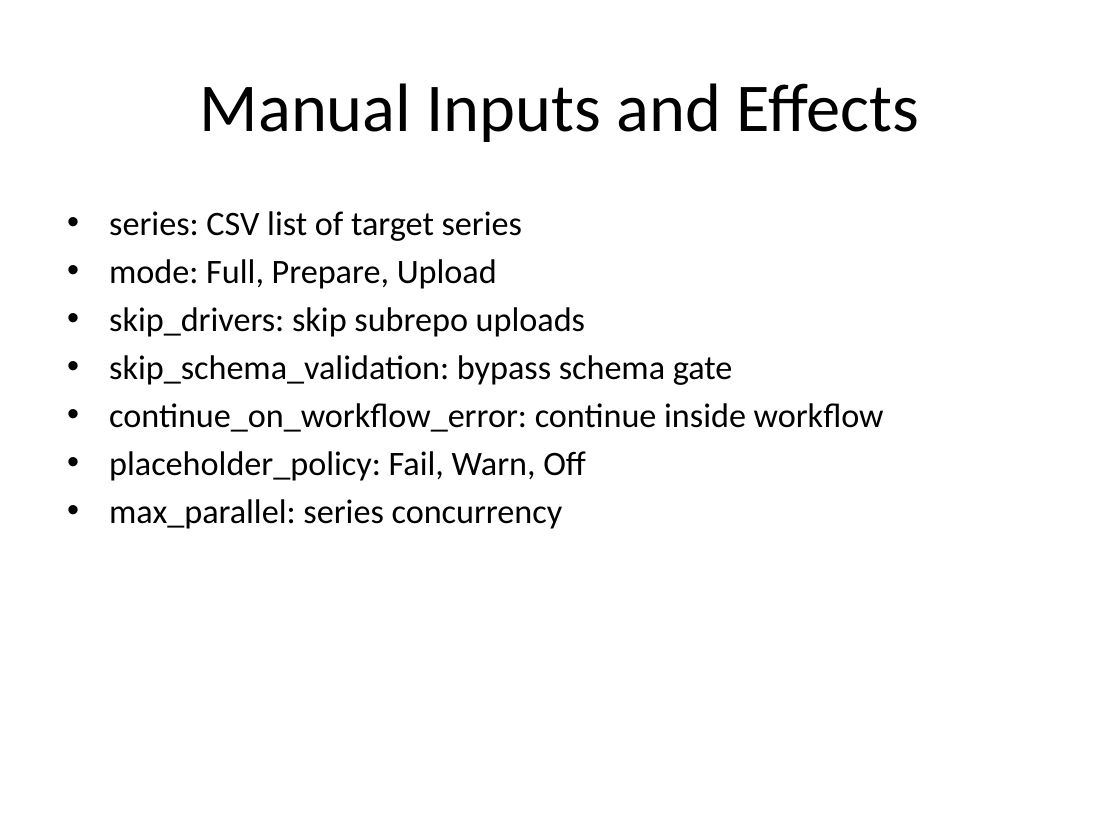
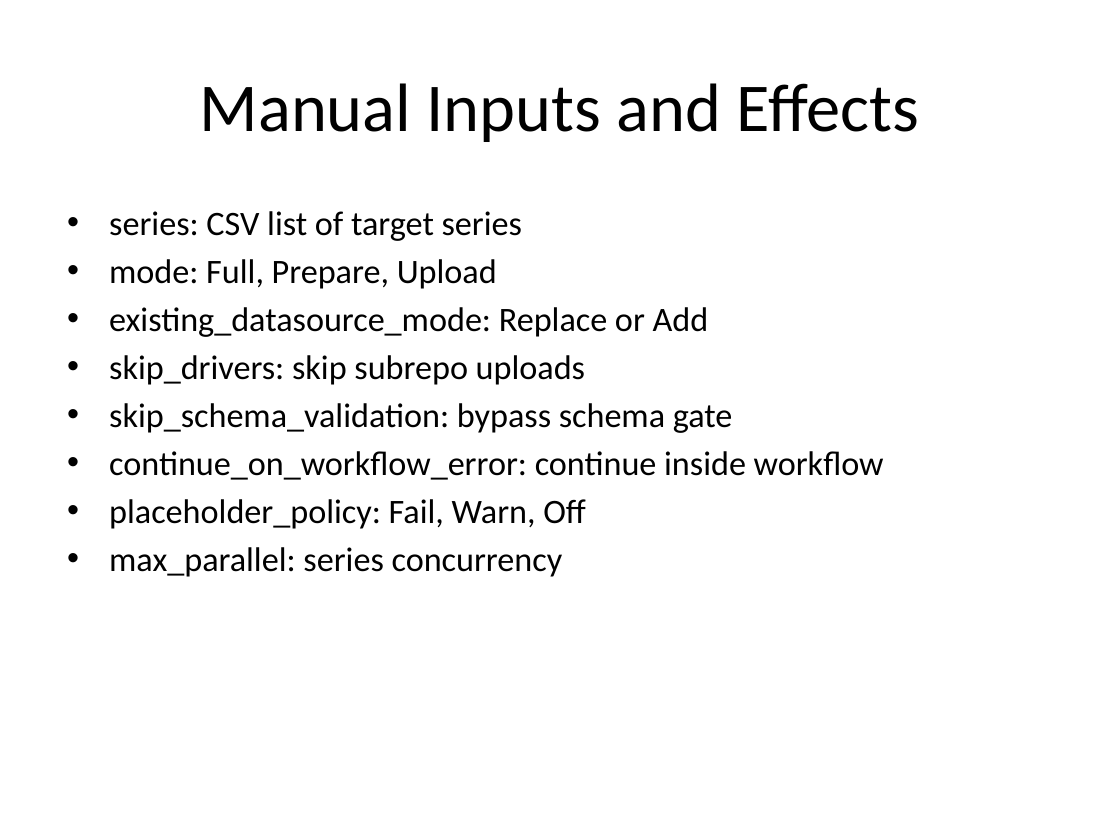
Before and after one commit to ALABSTM/stm32cube-gh-kb-pipeline, a slide deck: slide 4 of docs/scripts/docs/automation_kb_update_presentation.pptx. Drawn at 1120x840 pixels with LibreOffice and Linux fonts; fonts in the diff are those of the drawing. Boxes give left, top, right and bottom in pixels: in the first picture for what was removed or moved away, otherwise in the second. Text is boxed around its words. In the diff, an @@ line names an element or a change of style, - is before the commit and + after.

```diff
--- a/docs/scripts/docs/automation_kb_update_presentation.pptx
+++ b/docs/scripts/docs/automation_kb_update_presentation.pptx
@@ text at bbox=[109, 307, 709, 337]: paragraph added @@
+• existing_datasource_mode: Replace or Add
```
Also in this commit, not shown: 22 other files.
